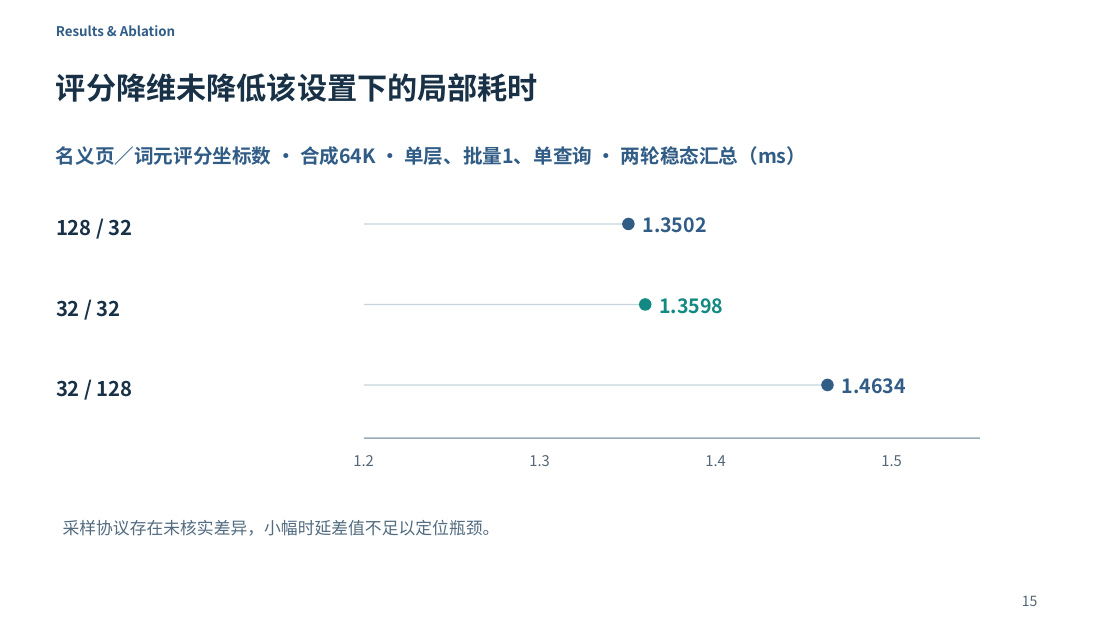
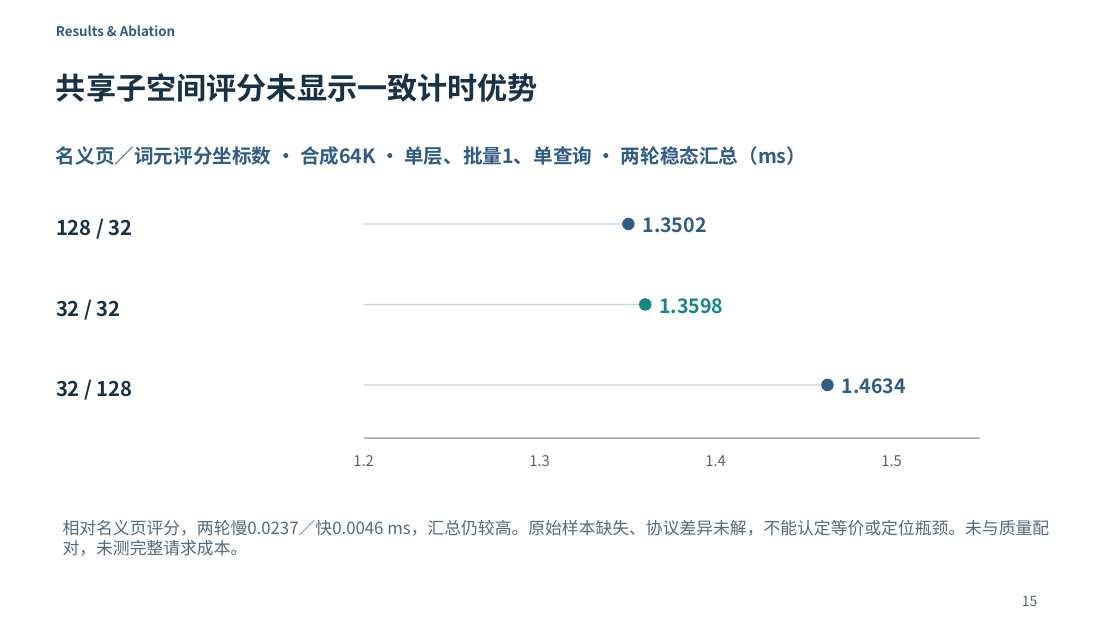
Before and after one commit to Chosen-David/two-level-attention, a slide deck: slide 15 of agent_doc/advice/dac_manuscript/presentation/TwoLevel_UserEdited_20261014.pptx. Drawn at 1120x630 pixels with LibreOffice and Linux fonts; fonts in the diff are those of the drawing. Boxes give left, top, right and bottom in pixels: in the first picture for what was removed or moved away, otherwise in the second. Text is boxed around its words. In the diff, an @@ line names an element or a change of style, - is before the commit and + after.

```diff
--- a/agent_doc/advice/dac_manuscript/presentation/TwoLevel_UserEdited_20261014.pptx
+++ b/agent_doc/advice/dac_manuscript/presentation/TwoLevel_UserEdited_20261014.pptx
@@ text at (56,73,538,102): text changed @@
-评分降维未降低该设置下的局部耗时
+共享子空间评分未显示一致计时优势
@@ text at (63,520,1049,556): text changed @@
-采样协议存在未核实差异，小幅时延差值不足以定位瓶颈。
+相对名义页评分，两轮慢0.0237／快0.0046 ms，汇总仍较高。原始样本缺失、协议差异未解，不能认定等价或定位瓶颈。未与质量配对，未测完整请求成本。
```
Also in this commit, not shown: 24 other files.
